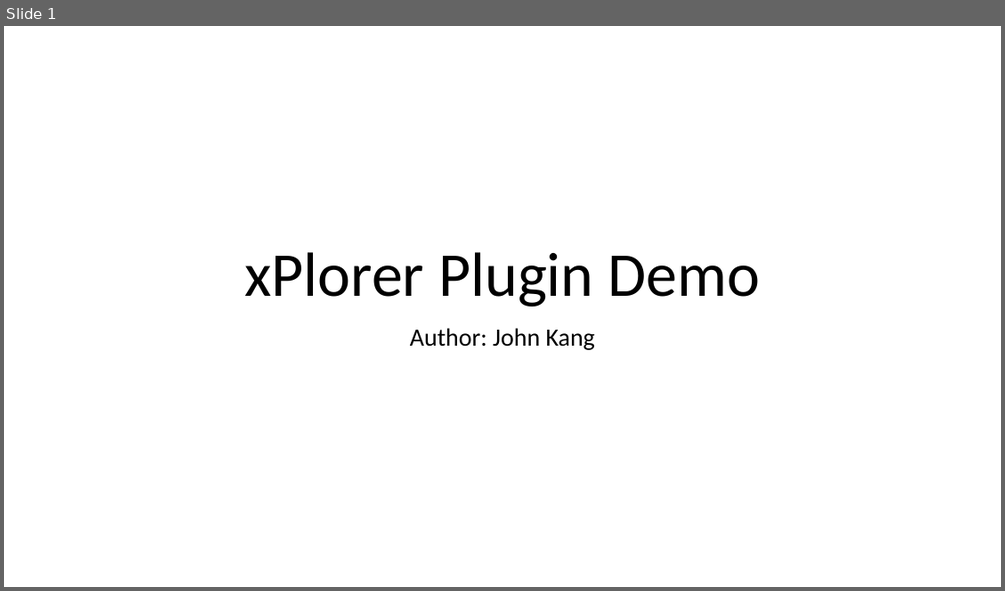
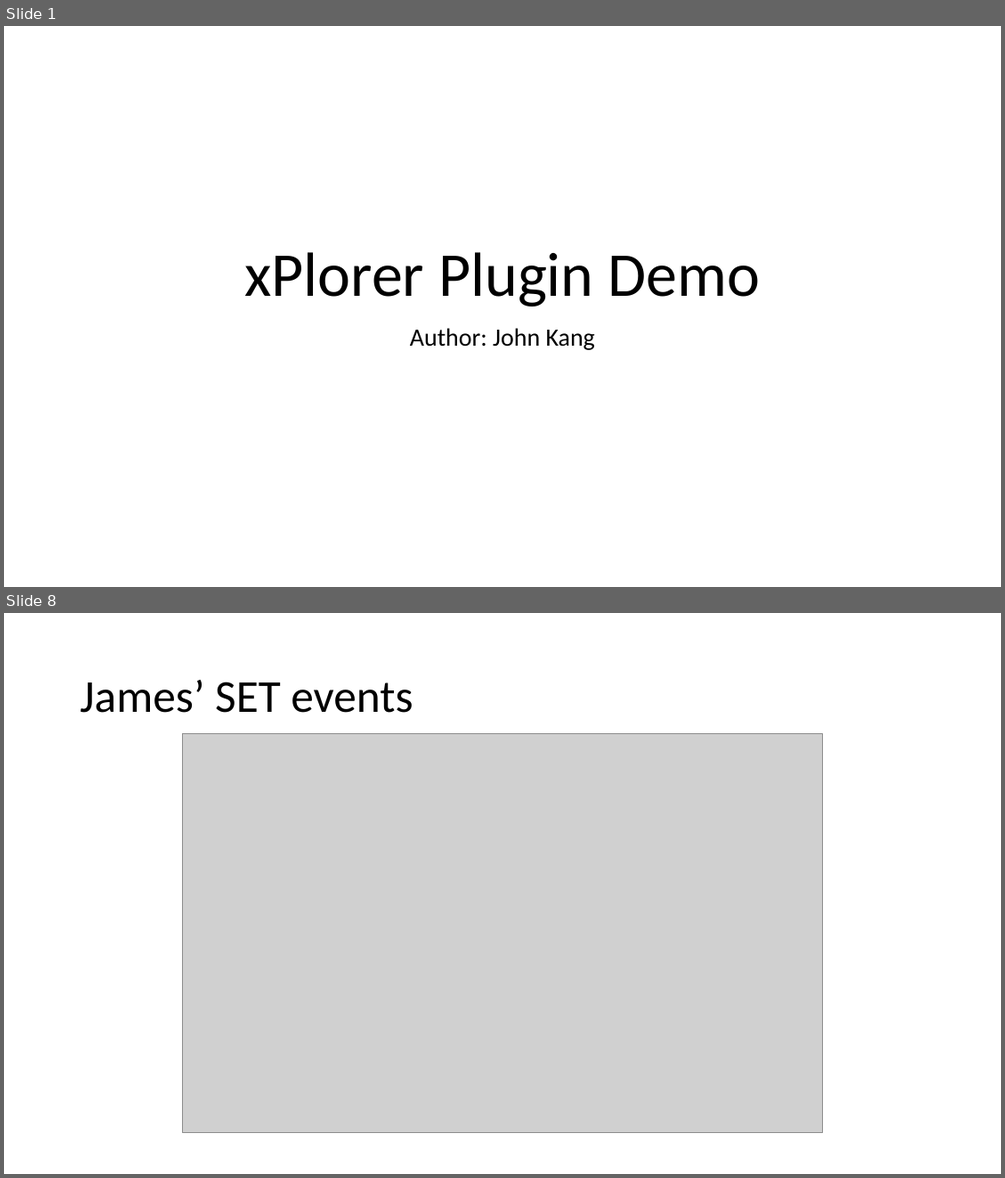
Before and after one commit to janlang1/Western-Digital, a slide deck: xPlorer Plugin Demo.pptx. Shown one above the other, each under a label of ours: slide 1 before the commit, slides 1 and 8 after it; the slides between them are not shown. The pictures are 1005x591 and 1005x1178 pixels, drawn with LibreOffice and Linux fonts; fonts in the diff are those of the drawing; grey boxes stand for pictures. Boxes give left, top, right and bottom in pixels: in the first picture for what was removed or moved away, otherwise in the second. Text is boxed around its words. In the diff, an @@ line names an element or a change of style, - is before the commit and + after.

```diff
--- a/xPlorer Plugin Demo.pptx
+++ b/xPlorer Plugin Demo.pptx
@@ slide 8 added at bbox=[4, 613, 1001, 1174], background #FFFFFF @@
@@ title added at bbox=[80, 680, 413, 713], 44 pt, text #000000 @@
+James’ SET events
@@ picture added at bbox=[183, 733, 822, 1132] @@
```
Also in this commit, not shown: 3 slides changed, 12 other slides added, 4 slides removed, 8 other files.
